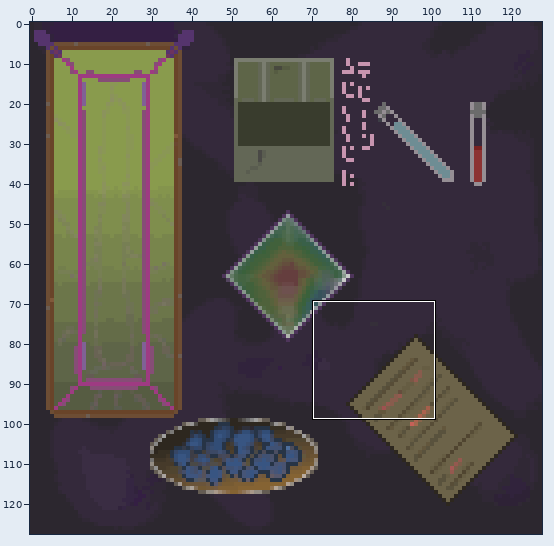
Two versions of one sprite sheet, dlight/textures/blocks/enchanting_table_top.png. Above: a wide view before the commit, with the close-up outlined.
Close-up. As it was:
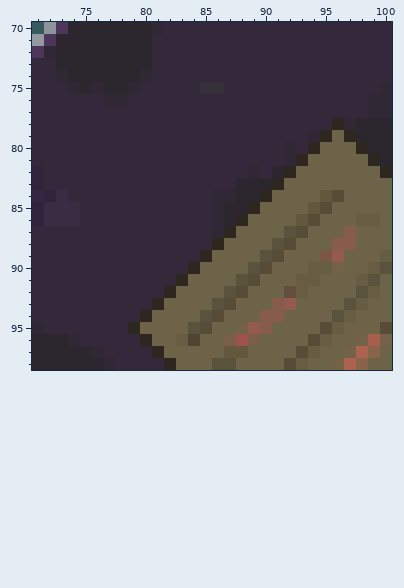
The file is 128x128 pixels. Colours within 5 levels of each other are drawn and written as one. Shown: x 71..100, y 70..98. The commit also changed other parts of the picture, which this record leaves out.
Now the later version:
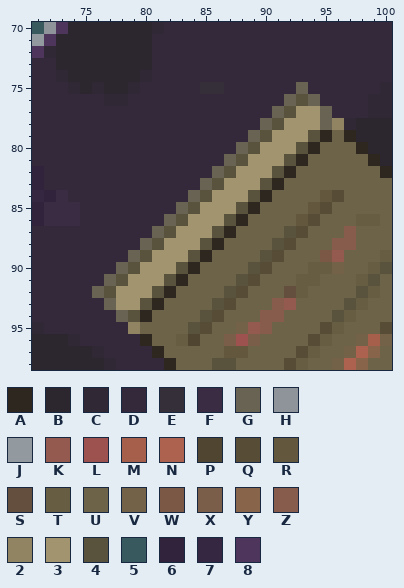
Palette (. is transparent): A #2d271f  B #2c272f  C #302835  D #34293b  E #352f39  F #3a2d43  G #696354  H #8e9499  J #929a9f  K #94594f  L #9e5250  M #a55f4b  N #ac624e  P #504530  Q #574d37  R #63573d  S #644e3d  T #665d43  U #6c6349  V #736248  W #7b5846  X #7b5e49  Y #88644b  Z #885c4d  2 #908462  3 #a1946f  4 #59523d  5 #38595e  6 #31233c  7 #352642  8 #4e355b
The exact change:
y 75: x 93 D -> G
y 76: x 92..94 DDD -> G4G
y 77: x 91..95 DDDDD -> G433G
y 78: x 90..96 DDDDDDA -> G4333G2
y 79: x 89..94 DDDDDC -> G43334
y 80: x 88..93 DDDDCD -> G43334
y 81: x 87..92 DDDDDC -> G43334
y 82: x 86..91 DDDCDB -> G43334
y 83: x 85..90 DDDBBB -> G43334
y 84: x 84..89 DDCCBB -> G43334
y 85: x 83..88 DDDCBB -> G43334
y 86: x 82..87 DDDDCB -> G43334
y 87: x 81..86 DDDDDC -> G43334
y 88: x 80..85 DDDDDD -> G43334
y 89: x 79..84 DDDDDD -> G43334
y 90: x 78..83 DDDDDD -> G43334
y 91: x 77..82 DDDDDD -> G43334
y 92: x 76..81 DDDDDD -> G43334
y 93: x 77..80 DDDD -> G334
y 94: x 78..79 DD -> G4
y 95: x 79 A -> 2
Where, in picture pixels (left, top, right, bottom), the same in both close-ups:
changed: (92, 82, 344, 334)
